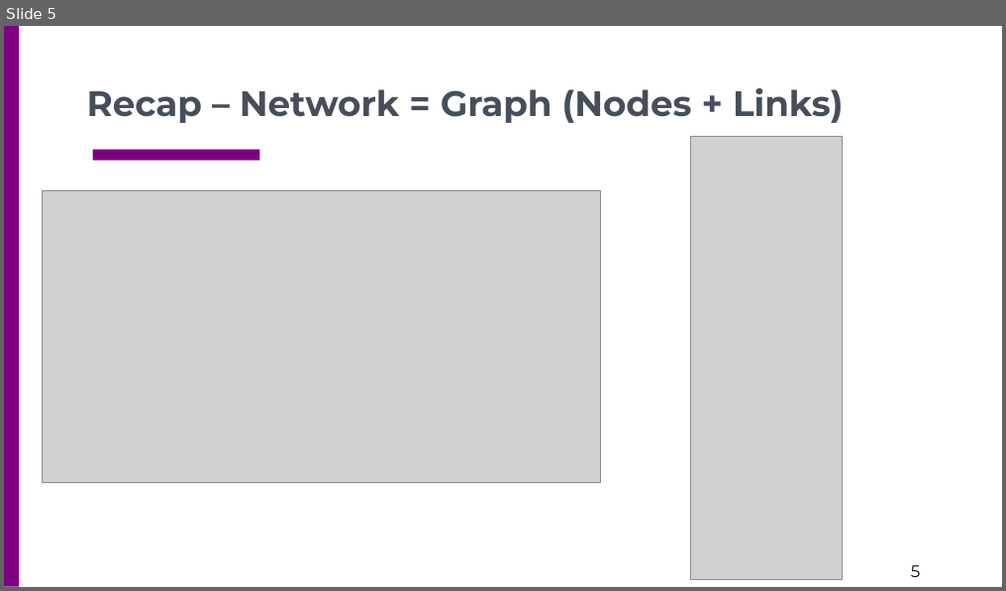
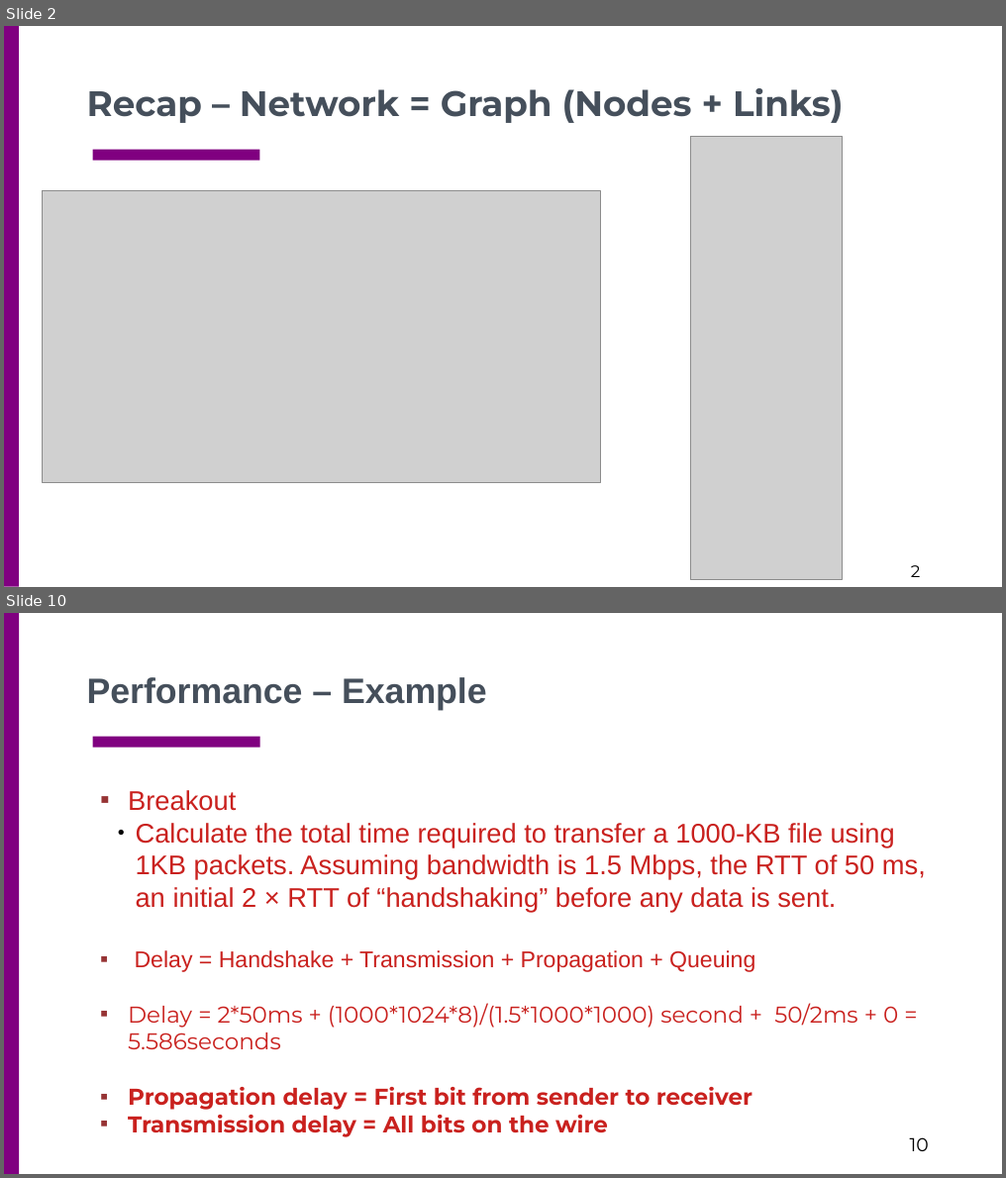
Before and after one commit to csc4200/csc4200.github.io, a slide deck: docs/lectures_source/class_slides-3.odp. Shown one above the other, each under a label of ours: slide 5 before the commit, slides 2 and 10 after it; the slides between them are not shown. The pictures are 1006x591 and 1006x1178 pixels, drawn with LibreOffice and Linux fonts; fonts in the diff are those of the drawing; grey boxes stand for pictures. Boxes give left, top, right and bottom in pixels: in the first picture for what was removed or moved away, otherwise in the second. Text is boxed around its words. In the diff, an @@ line names an element or a change of style, - is before the commit and + after.

```diff
--- a/docs/lectures_source/class_slides-3.odp
+++ b/docs/lectures_source/class_slides-3.odp
@@ slide 10 added at (4,613,1002,1174), background #FFFFFF; not listed: 2 template elements that a slide beside it also shows @@
@@ text added at (87,677,487,711), 34 pt, text #454F5B, bold @@
+Performance – Example
@@ text added at (128,790,926,1138), 22 pt, text #C9211E @@
+▪ Breakout
+  ● Calculate the total time required to transfer a 1000-KB file using 1KB packets. Assuming bandwidth is 1.5 Mbps, the RTT of 50 ms, an initial 2 × RTT of “handshaking” before any data is sent.
+▪ Delay = Handshake + Transmission + Propagation + Queuing
+▪ Delay = 2*50ms + (1000*1024*8)/(1.5*1000*1000) second + 50/2ms + 0 = 5.586seconds
+▪ Propagation delay = First bit from sender to receiver
+▪ Transmission delay = All bits on the wire
@@ page number added at (910,1138,929,1152), 18 pt, text #000000 @@
+10
@@ what was slide 5 is now slide 2 @@
@@ page number at (911,566,921,577): text changed @@
-5
+2
```
Also in this commit, not shown: 2 slides changed, 12 other slides added, 23 slides removed, 10 other files.
